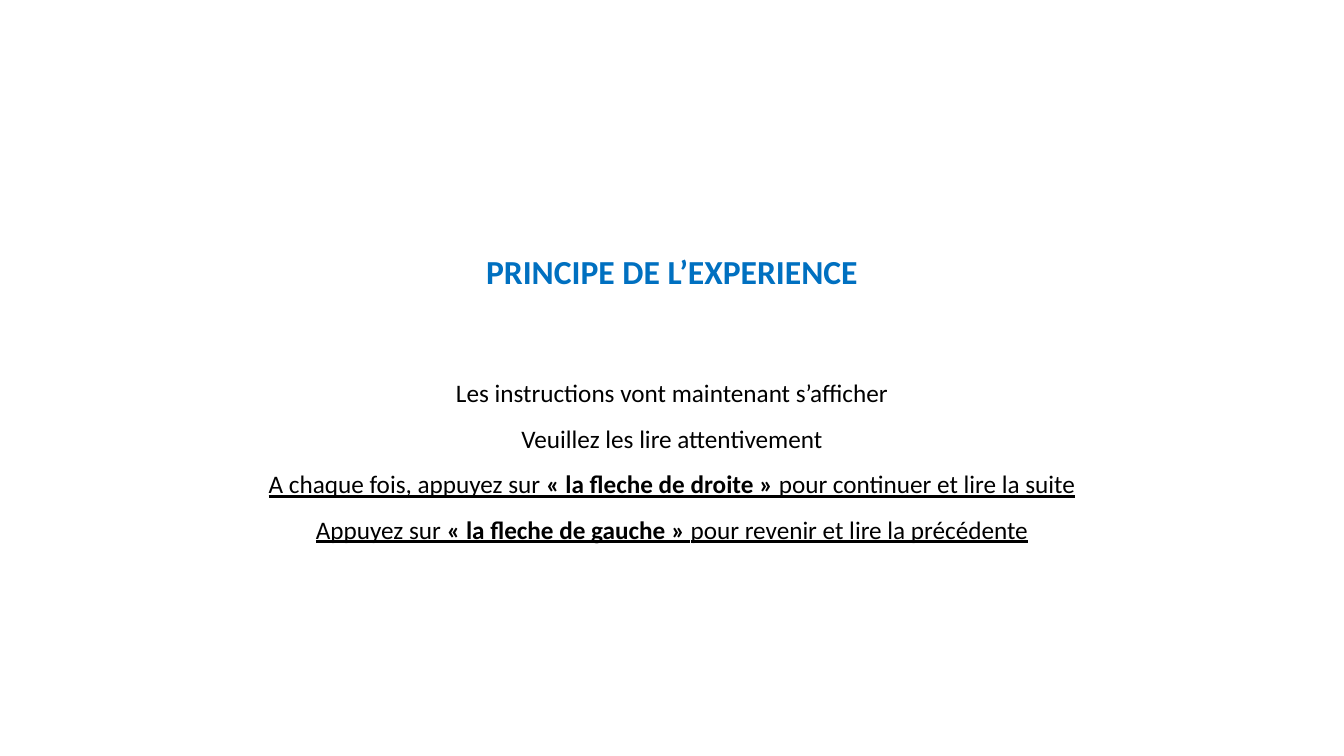
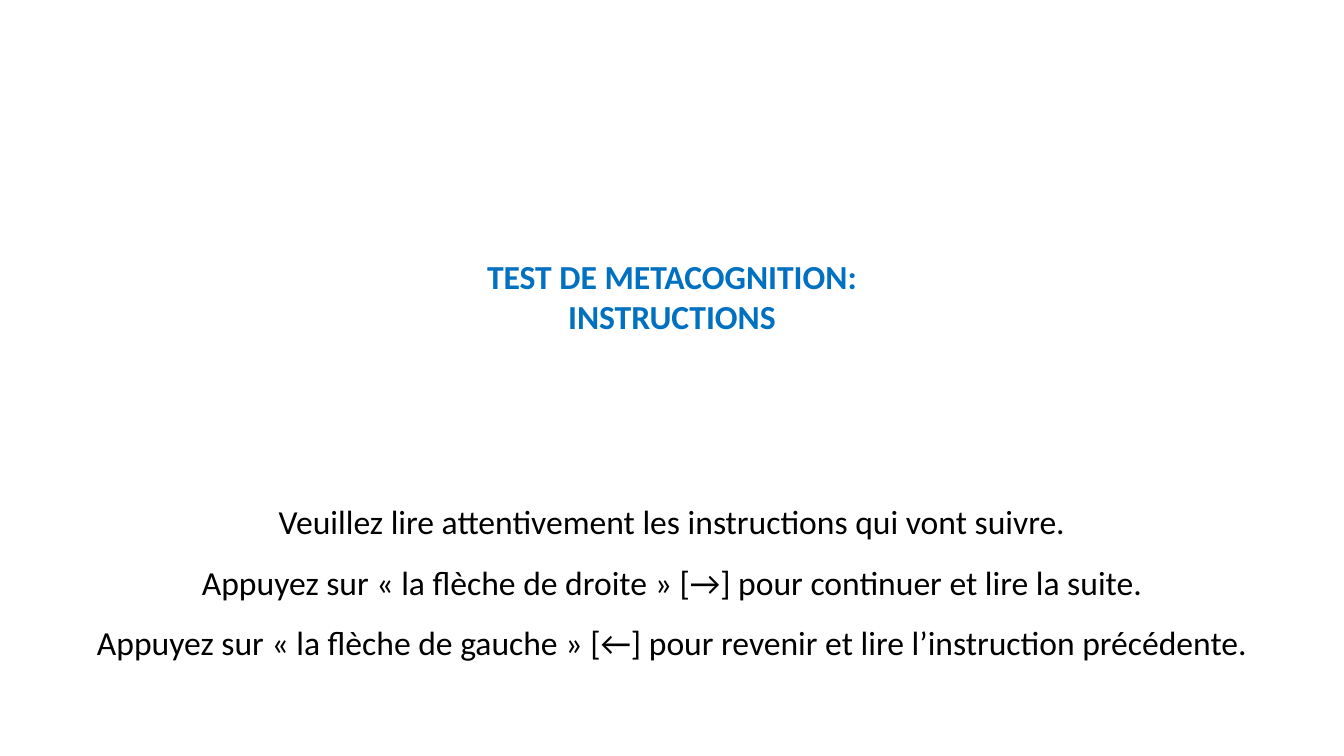
Before and after one commit to MBB-team/Online_Testing, a slide deck: slide 1 of src/Self_Efficacy/Stimuli/Instructions.pptx (slide 3 before the commit). Drawn at 1344x756 pixels with LibreOffice and Linux fonts; fonts in the diff are those of the drawing. Boxes give left, top, right and bottom in pixels: in the first picture for what was removed or moved away, otherwise in the second. Text is boxed around its words. In the diff, an @@ line names an element or a change of style, - is before the commit and + after.

Commit message:
updated instructions and display text

```diff
--- a/src/Self_Efficacy/Stimuli/Instructions.pptx
+++ b/src/Self_Efficacy/Stimuli/Instructions.pptx
@@ text removed at bbox=[486, 259, 858, 285] @@
-PRINCIPE DE L’EXPERIENCE
@@ text added at bbox=[487, 267, 857, 330], 24 pt, text #0070C0, bold @@
+TEST DE METACOGNITION:
+INSTRUCTIONS
@@ text at bbox=[97, 510, 1246, 661]: text changed; size 18 to 24 pt @@
-Les instructions vont maintenant s’afficher
-Veuillez les lire attentivement
-A chaque fois, appuyez sur « la fleche de droite » pour continuer et lire la suite
-Appuyez sur « la fleche de gauche » pour revenir et lire la précédente
+Veuillez lire attentivement les instructions qui vont suivre.
+Appuyez sur « la flèche de droite » [→] pour continuer et lire la suite.
+Appuyez sur « la flèche de gauche » [←] pour revenir et lire l’instruction précédente.
```
Also in this commit, not shown: 23 other slides changed, 9 slides added, 21 slides removed, 35 other files.
